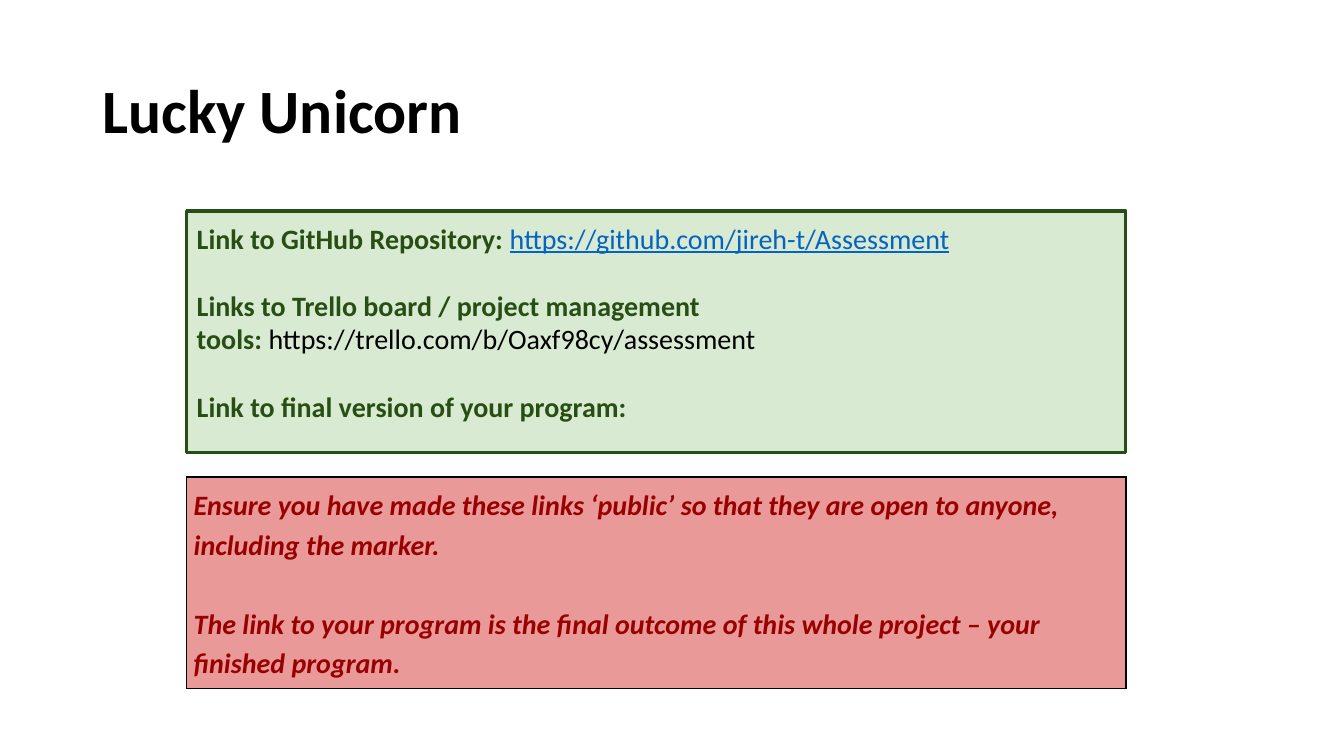
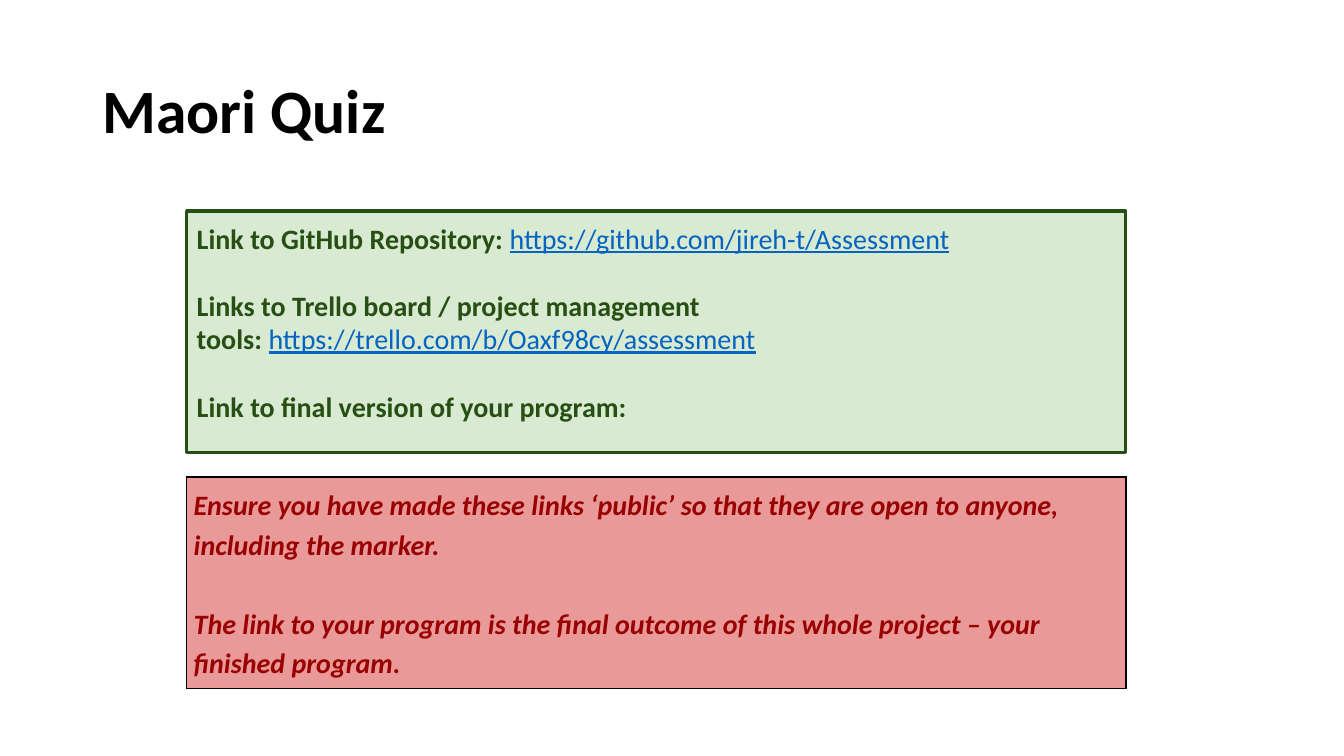
Before and after one commit to jireh-t/Assessment, a slide deck: slide 2 of 1.7 and 1.8 documentation.pptx. Drawn at 1344x756 pixels with LibreOffice and Linux fonts; fonts in the diff are those of the drawing. Boxes give left, top, right and bottom in pixels: in the first picture for what was removed or moved away, otherwise in the second. Text is boxed around its words. In the diff, an @@ line names an element or a change of style, - is before the commit and + after.

```diff
--- a/1.7 and 1.8 documentation.pptx
+++ b/1.7 and 1.8 documentation.pptx
@@ title at (102,89,386,141): text changed @@
-Lucky Unicorn
+Maori Quiz
@@ text in rectangle at (197,296,756,354): text colour #000000 to #0563C1, underline on in "https://trello.com/b/Oaxf98cy/assessment" @@
```
Also in this commit, not shown: 2 other slides changed, 4 other files.
